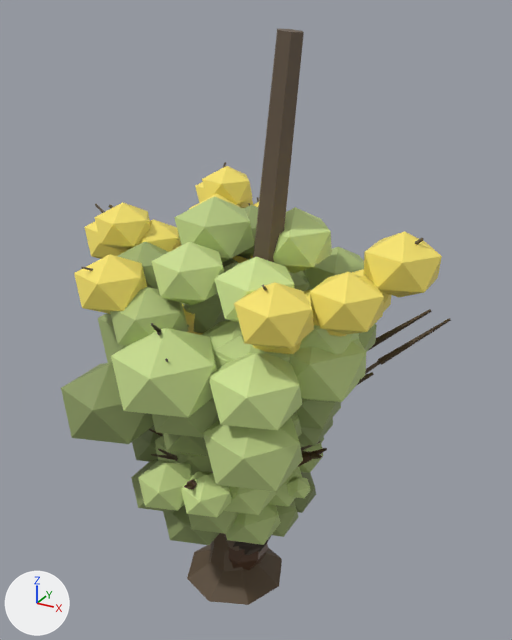
The glTF model art-src/environment/trees-cerrado.glb, before and after one commit.
One viewpoint serves both versions: a camera (50 mm lens) standing at (4.54, -7.56, 8.2) and looking at (0.17, 0.38, 4.23). Lighting does not change. The marker at lower left points along +X, +Y and +Z. The older version comes first.

Names of what the first picture shows: 'aroeira', 'barbatimao', 'barbatimao-dead', 'buriti-dead', 'cagaita', 'ipe', 'ipe-flowering', 'pequi-dead' and 3 more.
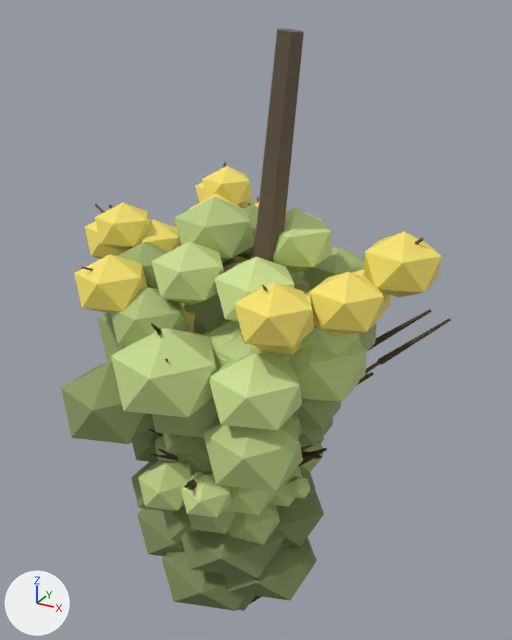
Where the change shows, as pixel boxes (x1, y1, x2, y2) in the pictures (512 x 640 px):
'bush-cerrado-head-b', added (green)
    after: (137, 487, 324, 611)
'bush-cerrado-waist-b', added (mostly hidden)
    after: (237, 595, 255, 611)
'bush-cerrado-head-a', added (mostly hidden)
    after: (211, 544, 295, 573)
'pequi-dead', unchanged, covered by the edit
    before: (187, 309, 451, 605)
    after: (250, 309, 451, 604)

Diff of the bpy script that builds the scene:
```diff
--- a/art-src/environment/trees-cerrado.glb.py
+++ b/art-src/environment/trees-cerrado.glb.py
@@ me_bush_cerrado_waist_b @@
+me_bush_cerrado_waist_b.from_pydata(...)  # 96 vertices, 160 faces; spans x -1.2..1.2, y -1.07..1.07, z 0.0..1.0
+me_bush_cerrado_waist_b.materials.append(mat_defaultmaterial_010)
@@ me_bush_cerrado_head_b @@
+me_bush_cerrado_head_b.from_pydata(...)  # 120 vertices, 200 faces; spans x -1.5..1.5, y -1.35..1.35, z 0.0..1.8
+me_bush_cerrado_head_b.materials.append(mat_defaultmaterial_006)
@@ me_bush_cerrado_head_a @@
+me_bush_cerrado_head_a.from_pydata(...)  # 108 vertices, 180 faces; spans x -1.2..1.2, y -1.08..1.08, z 0.0..1.8
+me_bush_cerrado_head_a.materials.append(mat_defaultmaterial_005)
@@ ob_bush_cerrado_waist_b @@
+ob_bush_cerrado_waist_b = bpy.data.objects.new('bush-cerrado-waist-b', me_bush_cerrado_waist_b)
+ob_bush_cerrado_waist_b.location = (0.0, 0.0, 0.0)
@@ ob_bush_cerrado_head_b @@
+ob_bush_cerrado_head_b = bpy.data.objects.new('bush-cerrado-head-b', me_bush_cerrado_head_b)
+ob_bush_cerrado_head_b.location = (0.0, 0.0, 0.0)
@@ ob_bush_cerrado_head_a @@
+ob_bush_cerrado_head_a = bpy.data.objects.new('bush-cerrado-head-a', me_bush_cerrado_head_a)
+ob_bush_cerrado_head_a.location = (0.0, 0.0, 0.0)
```
